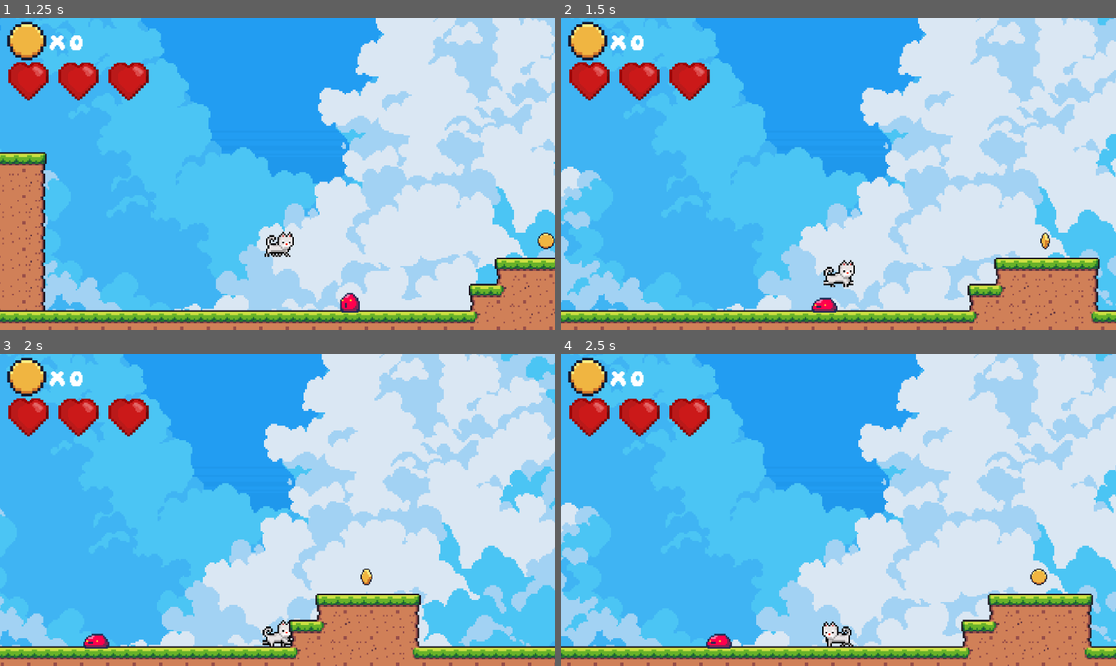
Above: before the commit, frames 1-4 (two rows, left to right).
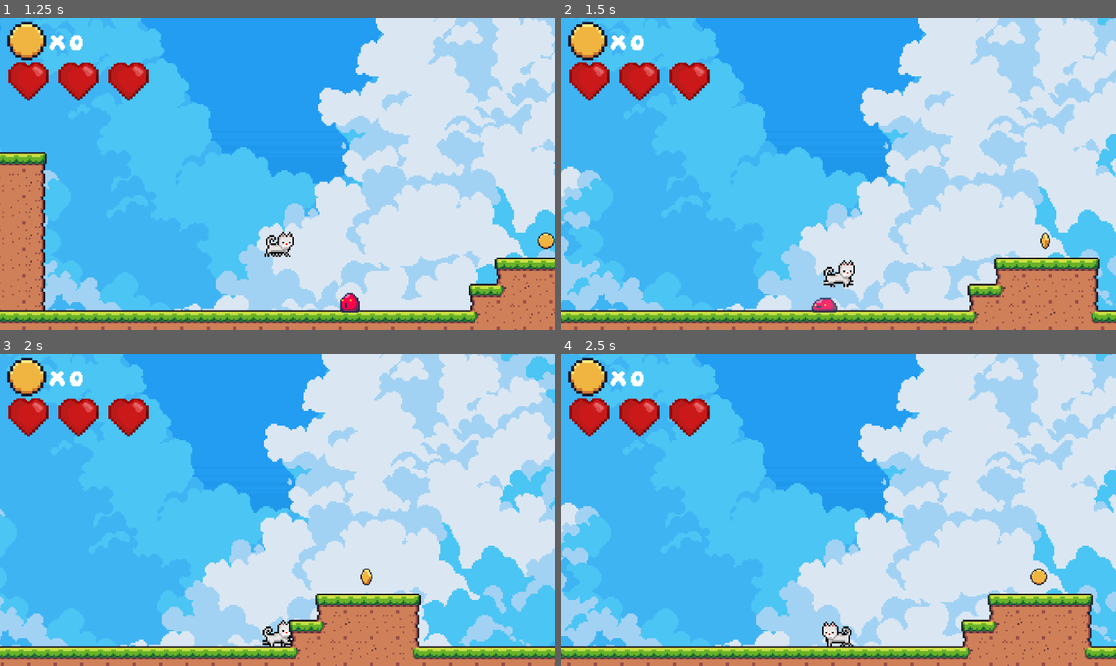
Above: after the commit, the same moments.

Repository: JorvisGS/Mayo_fio_erick_jorvis
Game: Godot game, scene res://Assests/Terreno/fondos/nubesDia/mundo_1.tscn
Same seed, same stepped clock (60 frames per second), same inputs: the game is played once before the commit and once after it. This scene is started directly instead of the project's main scene.
Inputs:
- Up to frame 1 (1.25 s): hold D (derecha) from 0.53 s (still down); tap F (atacar, bound only after the commit) at 0.6 s; tap W (saltar) at 0.77 s
- Up to frame 2 (1.5 s): keep holding D (derecha); tap F (atacar, bound only after the commit) at 1.35 s
- Up to frame 3 (2 s): keep holding D (derecha); tap W (saltar) at 1.52 s
- Up to frame 4 (2.5 s): release D (derecha) at 2.03 s; hold A (izquierda) from 2.03 s (still down); tap F (atacar, bound only after the commit) at 2.1 s

Frame 1 is identical in both runs. In frame 2, 0.1% of the frame differs, in the area x 45-50%, y 89-95%; in frame 3, 0.2%, in the area x 15-20%, y 89-95%; in frame 4, 0.2%.

Commit message:
intentoatck

Diff:
--- a/Assests/GatoBlanco/Gato.tscn
+++ b/Assests/GatoBlanco/Gato.tscn
@@ -98,6 +98,9 @@
 transitions = ["Start", "quieto", SubResource("AnimationNodeStateMachineTransition_0we57"), "quieto", "caminar", SubRes …(448 unchanged characters)…
 graph_offset = Vector2(-122, -56)
 
+[sub_resource type="CircleShape2D" id="CircleShape2D_y6jv8"]
+radius = 27.0
+
 [node name="gato" type="CharacterBody2D" groups=["jugador"]]
 script = ExtResource("1_bsw44")
 gravedad = 400
@@ -128,3 +131,11 @@
 parameters/conditions/caminando = false
 parameters/conditions/cayendo = false
 parameters/conditions/quieto = false
+
+[node name="area_atck" type="Area2D" parent="." groups=["jugador"]]
+
+[node name="AtckCollisionShape2D" type="CollisionShape2D" parent="area_atck"]
+position = Vector2(1, 6)
+shape = SubResource("CircleShape2D_y6jv8")
+
+[connection signal="area_entered" from="area_atck" to="." method="_on_area_atck_area_entered"]
--- a/Assests/GatoBlanco/gato.gd
+++ b/Assests/GatoBlanco/gato.gd
@@ -5,13 +5,14 @@
 @export var salto = 50
 @export var velocidad = 100
 var puede_moverse: bool = true
-
+var atacando = false
 
 
 #animaciones
 @onready var animation_player: AnimationPlayer = $Sprite2D/AnimationPlayer
 @onready var maquinaEstados:AnimationTree = $AnimationTree
 @onready var sprite:Sprite2D = $Sprite2D
+@onready var attack_area =$area_atck
 func quieto(actiado:bool):
 	maquinaEstados["parameters/conditions/quieto"] = actiado
 	maquinaEstados["parameters/conditions/caminando"] = not actiado
@@ -31,7 +32,8 @@
 
 func _process(delta: float) -> void:
 	animation_player.play("daño")
-
+	if Input.is_action_just_pressed("atacar"):
+		atacar()
 
 	#gravedad
 	if not is_on_floor():
@@ -41,6 +43,7 @@
 	var salto_presionado = Input.is_action_just_pressed("saltar")
 	var derecha = Input.is_action_just_pressed("derecha")
 	var izquierda = Input.is_action_just_pressed("izquierda")
+	var atacar = Input.is_action_just_pressed("atacar")
 	#variable direccion
 	var direccion = Input.get_axis("izquierda","derecha")
 	if puede_moverse:
@@ -78,5 +81,17 @@
 	await get_tree().create_timer(0.4).timeout
 	puede_moverse = true
 
-func _on_area_2d_body_entered(body: Node2D) -> void:
-	pass # Replace with function body.
+func atacar():
+	print("ataque")
+	atacando = true
+	attack_area.monitoring = true  # activa el área de daño
+	await get_tree().create_timer(0.2).timeout  # espera 0.2 segundos
+	attack_area.monitoring = false  # desactiva el área
+	atacando = false
+
+
+func _on_area_atck_area_entered(area: Area2D) -> void:
+	if area.is_in_group("enemigos"):
+		var enemigo = area.get_parent()
+		if enemigo.has_method("recibir_golpe"):
+			enemigo.recibir_golpe(1)
--- a/Assests/enemigos/Slime/Slime_2d.tscn
+++ b/Assests/enemigos/Slime/Slime_2d.tscn
@@ -1,8 +1,9 @@
-[gd_scene load_steps=11 format=3 uid="uid://cquxox3bwajai"]
+[gd_scene load_steps=13 format=3 uid="uid://cquxox3bwajai"]
 
 [ext_resource type="Script" path="res://Assests/enemigos/Slime/slime_2d.gd" id="1_j2hln"]
 [ext_resource type="Texture2D" uid="uid://ch4x76v6qegpu" path="res://Assests/enemigos/Slime/sprite/red-slime-spritesheet.png" id="1_u75sg"]
 [ext_resource type="PackedScene" uid="uid://bgtmb42f6nbij" path="res://Assests/scenas/zona_muerte.tscn" id="2_rkwle"]
+[ext_resource type="Script" path="res://Assests/enemigos/Slime/areadaño.gd" id="4_0i4t6"]
 
 [sub_resource type="Animation" id="Animation_mdws3"]
 length = 0.001
@@ -58,6 +59,8 @@
 [sub_resource type="RectangleShape2D" id="RectangleShape2D_jhhib"]
 size = Vector2(14, 9)
 
+[sub_resource type="CircleShape2D" id="CircleShape2D_7m50g"]
+
 [node name="slime" type="Node2D"]
 script = ExtResource("1_j2hln")
 
@@ -101,3 +104,12 @@
 [node name="RayCastabajo2" type="RayCast2D" parent="."]
 position = Vector2(0, -5)
 target_position = Vector2(6, 5)
+
+[node name="areadaño" type="Area2D" parent="." groups=["enemigos"]]
+script = ExtResource("4_0i4t6")
+
+[node name="daño" type="CollisionShape2D" parent="areadaño"]
+position = Vector2(-1, -4)
+shape = SubResource("CircleShape2D_7m50g")
+
+[connection signal="daño_recibido" from="areadaño" to="." method="_on_areadaño_daño_recibido"]
--- /dev/null
+++ b/Assests/enemigos/Slime/areadaño.gd
@@ -0,0 +1,16 @@
+extends Area2D
+
+signal daño_recibido(daño)
+
+func _on_area_entered(area: Area2D) -> void:
+	if area.is_in_group("jugador"):
+		emit_signal("dano_recibido",1)
+
+# Called when the node enters the scene tree for the first time.
+func _ready() -> void:
+	pass # Replace with function body.
+
+
+# Called every frame. 'delta' is the elapsed time since the previous frame.
+func _process(delta: float) -> void:
+	pass
--- a/Assests/enemigos/Slime/slime_2d.gd
+++ b/Assests/enemigos/Slime/slime_2d.gd
@@ -3,13 +3,33 @@
 var direccion = 1
 const velocidad = 60
 var gravedad = 150
+var vida = 1
 
 @onready var sprite:Sprite2D = $Sprite2D
 @onready var ray_castderecha: RayCast2D = $RayCastderecha
 @onready var ray_castizquierda: RayCast2D = $RayCastizquierda
 @onready var ray_castabajo: RayCast2D = $RayCastabajo
 @onready var ray_castabajo2: RayCast2D = $RayCastabajo2
+@onready var area2d = $"areadaño"
 # Called every frame. 'delta' is the elapsed time since the previous frame.
+
+func _ready() -> void:
+	area2d.connect("daño_recibido",Callable(self, "_on_dano_recibido"))
+
+func recibir_golpe(daño: int) -> void:
+	vida -= daño
+	print("Ay, el enemigo ha recibido daño.")
+	if vida <= 0:
+		morir()  # Llama a la función morir cuando la vida es 0 o menos
+
+# Función para manejar la muerte del enemigo
+func morir() -> void:
+	var tween = create_tween()
+	tween.tween_property(self, "modulate:a", 0.0, 0.5)
+	await get_tree().create_timer(0.3).timeout  # Espera 0.3 segundos
+	queue_free()  # Elimina el enemigo
+	set_process(false)
+
 func _physics_process(delta: float) -> void:
 
 
@@ -24,3 +44,8 @@
 			direccion = 1
 			sprite["flip_h"] = false
 		position.x += direccion * velocidad * delta
+
+
+
+func _on_areadaño_daño_recibido(daño: Variant) -> void:
+	recibir_golpe(1)
--- a/project.godot
+++ b/project.godot
@@ -39,6 +39,11 @@
 , Object(InputEventKey,"resource_local_to_scene":false,"resource_name":"","device":-1,"window_id":0,"alt_pressed":false …(186 unchanged characters)…
 ]
 }
+atacar={
+"deadzone": 0.5,
+"events": [Object(InputEventKey,"resource_local_to_scene":false,"resource_name":"","device":0,"window_id":0,"alt_pressed":false,"shift_pressed":false,"ctrl_pressed":false,"meta_pressed":false,"pressed":false,"keycode":0,"physical_keycode":70,"key_label":0,"unicode":0,"location":0,"echo":false,"script":null)
+]
+}
 
 [rendering]
 
Not shown: 1 places in Assests/GatoBlanco/Gato.tscn that only renumber resources
